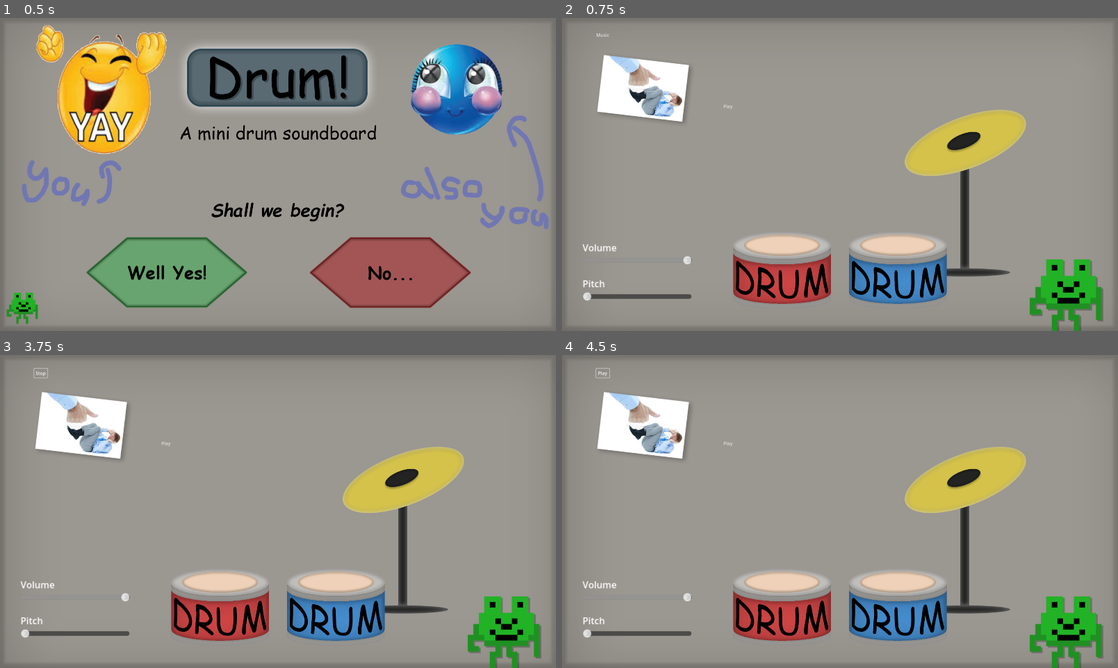
Above: before the commit, frames 1-4 (two rows, left to right).
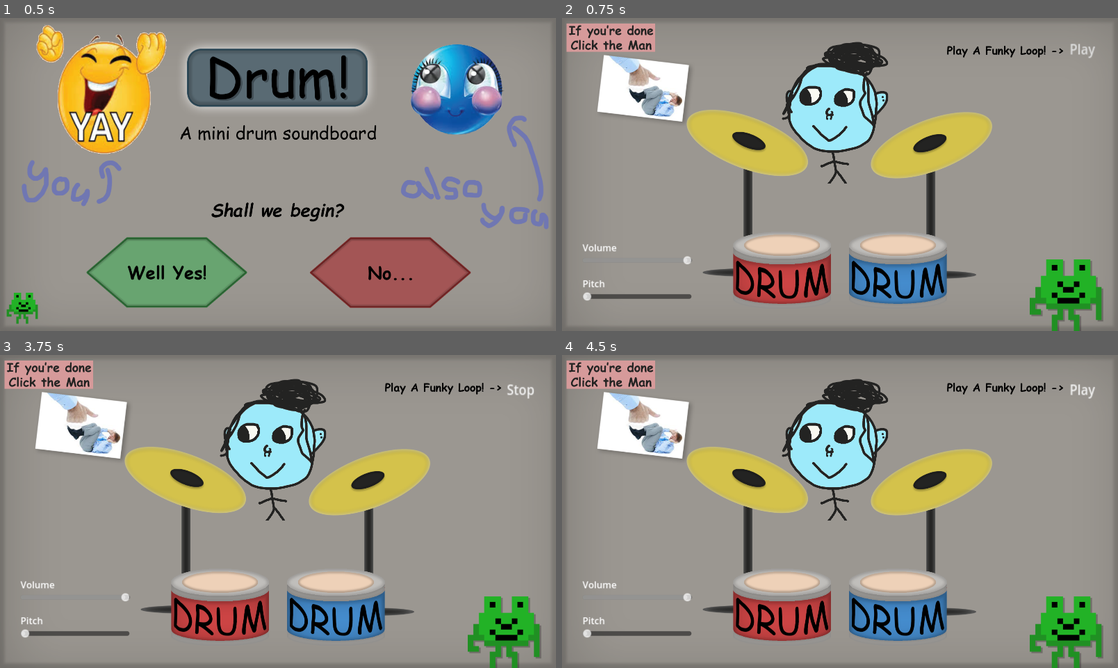
Above: after the commit, the same moments.

Repository: Ava-TU/MusicAssignment2024
Game: Godot game, scene res://MainMenu.tscn
Two runs of this game, one before a commit and one after it. Both use one fixed random seed, a clock stepped at 60 frames per second and the inputs below.
Inputs (mouse positions are in pixels of both pictures, inside the frame that each line leads up to; where the layout moved, square brackets give the same spot in the first picture):
- Up to frame 1 (0.5 s): no input
- Up to frame 2 (0.75 s): click (728, 271) at 0.5 s
- Up to frame 3 (3.75 s): click (366, 483) [378, 480] at 1.25 s; click (222, 605) at 2 s; click (183, 480) at 2.77 s; click "Music" (after the commit: "Play") at 3.5 s
- Up to frame 4 (4.5 s): click "Stop" at 4.25 s

Frame 1 is identical in both runs. In frame 2, 14% of the frame differs, in the area x 0-96%, y 1-84%; in frame 3, 14%; in frame 4, 14%.

Commit message:
nearly done adding in audio and sprites

Diff:
--- a/musicinstrumenttoy/Music.tscn
+++ b/musicinstrumenttoy/Music.tscn
@@ -1,15 +1,19 @@
-[gd_scene load_steps=25 format=3 uid="uid://cu80nntsddon6"]
+[gd_scene load_steps=35 format=3 uid="uid://cu80nntsddon6"]
 
 [ext_resource type="Texture2D" uid="uid://c37dfpl7o48kk" path="res://Sprites/DrumRed.png" id="2_fwaov"]
 [ext_resource type="Script" path="res://Scripts/ButtonAudio.gd" id="2_ymoms"]
 [ext_resource type="AudioStream" uid="uid://84m7k1nk3q0h" path="res://Audio/AudioTest.ogg" id="3_43hv5"]
+[ext_resource type="Texture2D" uid="uid://bmvnfc5ubfkce" path="res://Sprites/You.png" id="3_evdds"]
 [ext_resource type="Texture2D" uid="uid://c1ioobaes2yd3" path="res://Sprites/Cymbol1.png" id="3_genuk"]
 [ext_resource type="PackedScene" uid="uid://b0pmbkdhwwdo6" path="res://looper.tscn" id="4_3ddh6"]
 [ext_resource type="AudioStream" uid="uid://8ni8khpb8wrs" path="res://Audio/CymbolSound1.ogg" id="4_gb2km"]
 [ext_resource type="AudioStream" uid="uid://d3pl201lkiexu" path="res://Audio/DrumSound1.ogg" id="4_va8xg"]
 [ext_resource type="Texture2D" uid="uid://lt74jw60yka6" path="res://Sprites/DrumBlue.png" id="5_u1p1v"]
+[ext_resource type="AudioStream" uid="uid://dtnqi53l6t8s4" path="res://Audio/CymbolSound2.ogg" id="5_u83i2"]
 [ext_resource type="Texture2D" uid="uid://dv86tsedwitou" path="res://MusicSoundboardBackground.png" id="6_5ishx"]
 [ext_resource type="AudioStream" uid="uid://cmhhki61dmnuk" path="res://Audio/DrumSound2.ogg" id="6_xwrhr"]
+[ext_resource type="Texture2D" uid="uid://ew2hsw1rfxw5" path="res://Sprites/ExitPrompt.png" id="13_uwqwk"]
+[ext_resource type="Texture2D" uid="uid://ytpsuue5245r" path="res://Sprites/LoopPRESS.png" id="14_asaoi"]
 
 [sub_resource type="StyleBoxEmpty" id="StyleBoxEmpty_72b8l"]
 
@@ -19,6 +23,14 @@
 
 [sub_resource type="StyleBoxEmpty" id="StyleBoxEmpty_0g6wo"]
 
+[sub_resource type="StyleBoxEmpty" id="StyleBoxEmpty_24vsk"]
+
+[sub_resource type="StyleBoxEmpty" id="StyleBoxEmpty_pwp4l"]
+
+[sub_resource type="StyleBoxEmpty" id="StyleBoxEmpty_s5kui"]
+
+[sub_resource type="StyleBoxEmpty" id="StyleBoxEmpty_mk7jw"]
+
 [sub_resource type="StyleBoxEmpty" id="StyleBoxEmpty_1pwrs"]
 
 [sub_resource type="StyleBoxEmpty" id="StyleBoxEmpty_g1o27"]
@@ -35,7 +47,11 @@
 
 [sub_resource type="StyleBoxEmpty" id="StyleBoxEmpty_u4kxr"]
 
+[sub_resource type="StyleBoxEmpty" id="StyleBoxEmpty_yyyjf"]
+
 [sub_resource type="StyleBoxEmpty" id="StyleBoxEmpty_pxh6p"]
+
+[sub_resource type="StyleBoxEmpty" id="StyleBoxEmpty_uexox"]
 
 [sub_resource type="StyleBoxEmpty" id="StyleBoxEmpty_jmk0q"]
 
@@ -48,16 +64,17 @@
 texture = ExtResource("6_5ishx")
 
 [node name="Cymbol1" type="Sprite2D" parent="."]
-position = Vector2(1351, 559)
+position = Vector2(1234, 567)
 texture = ExtResource("3_genuk")
 flip_h = true
 
 [node name="Cym" type="Button" parent="Cymbol1"]
-offset_left = -155.0
-offset_top = -195.0
-offset_right = -147.0
-offset_bottom = -187.0
-scale = Vector2(28.7049, 16.3209)
+offset_left = -142.0
+offset_top = -115.0
+offset_right = -134.0
+offset_bottom = -107.0
+rotation = -0.523598
+scale = Vector2(40.6249, 19.8409)
 theme_override_styles/focus = SubResource("StyleBoxEmpty_72b8l")
 theme_override_styles/hover = SubResource("StyleBoxEmpty_6qpbg")
 theme_override_styles/pressed = SubResource("StyleBoxEmpty_y6lkq")
@@ -66,6 +83,26 @@
 [node name="Cymbol1" type="AudioStreamPlayer2D" parent="Cymbol1/Cym"]
 unique_name_in_owner = true
 stream = ExtResource("4_gb2km")
+
+[node name="Cymbal2" type="Sprite2D" parent="."]
+position = Vector2(682, 559)
+texture = ExtResource("3_genuk")
+
+[node name="bal" type="Button" parent="Cymbal2"]
+offset_left = -132.0
+offset_top = -275.0
+offset_right = -124.0
+offset_bottom = -267.0
+rotation = 0.523598
+scale = Vector2(36.76, 20.84)
+theme_override_styles/focus = SubResource("StyleBoxEmpty_24vsk")
+theme_override_styles/hover = SubResource("StyleBoxEmpty_pwp4l")
+theme_override_styles/pressed = SubResource("StyleBoxEmpty_s5kui")
+theme_override_styles/normal = SubResource("StyleBoxEmpty_mk7jw")
+
+[node name="Cymbal2" type="AudioStreamPlayer2D" parent="Cymbal2/bal"]
+unique_name_in_owner = true
+stream = ExtResource("5_u83i2")
 
 [node name="Sprite2D" type="Sprite2D" parent="."]
 unique_name_in_owner = true
@@ -128,24 +165,32 @@
 value = 1.0
 
 [node name="Play" type="Sprite2D" parent="."]
-position = Vector2(573, 305)
+position = Vector2(928, 316)
+scale = Vector2(0.5, 0.5)
+texture = ExtResource("3_evdds")
 
 [node name="Play" type="Button" parent="Play"]
 unique_name_in_owner = true
-offset_left = -16.0
-offset_top = -12.0
-offset_right = 17.0
-offset_bottom = 11.0
+offset_left = -270.0
+offset_top = -286.0
+offset_right = -237.0
+offset_bottom = -263.0
+scale = Vector2(18.12, 20.04)
+theme_override_styles/focus = SubResource("StyleBoxEmpty_yyyjf")
 theme_override_styles/hover = SubResource("StyleBoxEmpty_pxh6p")
+theme_override_styles/pressed = SubResource("StyleBoxEmpty_uexox")
 theme_override_styles/normal = SubResource("StyleBoxEmpty_jmk0q")
-text = "Play"
+text = "
+"
 
 [node name="AudioPlay" type="AudioStreamPlayer2D" parent="Play/Play"]
 unique_name_in_owner = true
 stream = ExtResource("3_43hv5")
+volume_db = -10.0
 
 [node name="Node2D" parent="." instance=ExtResource("4_3ddh6")]
-position = Vector2(137, 58)
+position = Vector2(1759, 84)
+scale = Vector2(1.17697, 1.14679)
 
 [node name="PitchText" type="RichTextLabel" parent="."]
 offset_left = 71.0
@@ -165,6 +210,18 @@
 text = "Volume
 "
 
+[node name="ExitPrompt" type="Sprite2D" parent="."]
+position = Vector2(180, 64)
+scale = Vector2(0.5, 0.5)
+texture = ExtResource("13_uwqwk")
+
+[node name="LoopPress" type="Sprite2D" parent="."]
+position = Vector2(1520, 118)
+scale = Vector2(0.45, 0.45)
+texture = ExtResource("14_asaoi")
+
+[connection signal="button_down" from="Cymbol1/Cym" to="." method="_on_cym_button_down"]
+[connection signal="button_down" from="Cymbal2/bal" to="." method="_on_bal_button_down"]
 [connection signal="button_down" from="Sprite2D/Button" to="." method="_on_button_button_down"]
 [connection signal="button_down" from="BlueDrum/Blue" to="." method="_on_blue_button_down"]
 [connection signal="value_changed" from="Pitch1" to="." method="_on_pitch_1_value_changed"]
--- a/musicinstrumenttoy/Scripts/ButtonAudio.gd
+++ b/musicinstrumenttoy/Scripts/ButtonAudio.gd
@@ -23,10 +23,8 @@
 func _on_play_button_down() -> void:
 	#Displays text on the button depending on if the audio is playing or not
 	if %AudioPlay.playing:
-		%Play.text = "Play"
 		%AudioPlay.stop()
 	else:
-		%Play.text = "Stop"
 		%AudioPlay.play()
 
 
@@ -52,3 +50,13 @@
 func _on_blue_button_down() -> void:
 	%BlueDrum.play()
 	pass # Replace with function body.
+
+
+func _on_cym_button_down() -> void:
+	%Cymbol1.play()
+	pass # Replace with function body.
+
+
+func _on_bal_button_down() -> void:
+	%Cymbal2.play()
+	pass # Replace with function body.
--- a/musicinstrumenttoy/looper.tscn
+++ b/musicinstrumenttoy/looper.tscn
@@ -1,10 +1,12 @@
-[gd_scene load_steps=8 format=3 uid="uid://b0pmbkdhwwdo6"]
+[gd_scene load_steps=9 format=3 uid="uid://b0pmbkdhwwdo6"]
 
 [ext_resource type="Script" path="res://Scripts/looper.gd" id="1_cdl0b"]
 [ext_resource type="AudioStream" uid="uid://bk64j0yiblo1a" path="res://Audio/LoopSound1.ogg" id="2_cajes"]
 [ext_resource type="AudioStream" uid="uid://dsiy5p8mjtkky" path="res://Audio/LoopSound2.ogg" id="3_n06tn"]
 [ext_resource type="AudioStream" uid="uid://uruk53ta57xh" path="res://Audio/LoopSound3.ogg" id="4_xr3ku"]
 [ext_resource type="AudioStream" uid="uid://mlfef4ts2rku" path="res://Audio/LoopSound4.ogg" id="5_68mmb"]
+
+[sub_resource type="StyleBoxEmpty" id="StyleBoxEmpty_i1ee3"]
 
 [sub_resource type="StyleBoxEmpty" id="StyleBoxEmpty_k26jf"]
 
@@ -42,9 +44,11 @@
 offset_top = -11.0
 offset_right = 27.0
 offset_bottom = 12.0
+scale = Vector2(2.32, 2.64)
+theme_override_styles/focus = SubResource("StyleBoxEmpty_i1ee3")
 theme_override_styles/hover = SubResource("StyleBoxEmpty_k26jf")
 theme_override_styles/normal = SubResource("StyleBoxEmpty_ns1af")
-text = "Music"
+text = "Play"
 
 [connection signal="timeout" from="Looper/Timer" to="Looper" method="_on_timer_timeout"]
 [connection signal="button_down" from="Button" to="Looper" method="_on_button_button_down"]
Binary file added: musicinstrumenttoy/Sprites/ExitPrompt.png
Not shown, added: musicinstrumenttoy/Sprites/ExitPrompt.png.import
Binary file added: musicinstrumenttoy/Sprites/LoopPRESS.png
Not shown, added: musicinstrumenttoy/Sprites/LoopPRESS.png.import
Binary file added: musicinstrumenttoy/Sprites/You.png
Not shown, added: musicinstrumenttoy/Sprites/You.png.import
